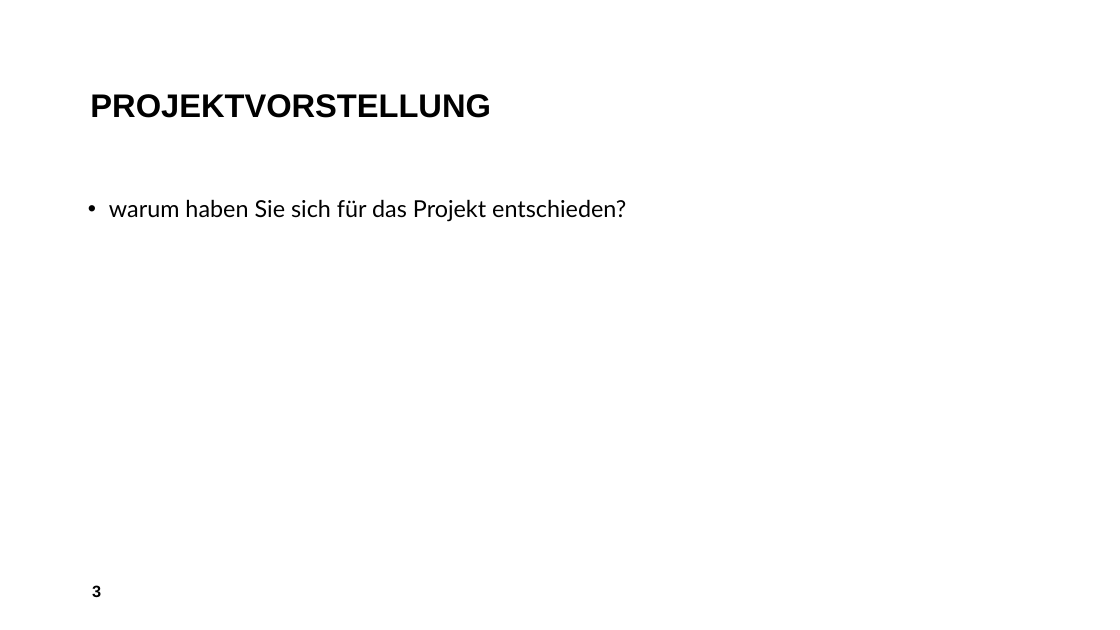
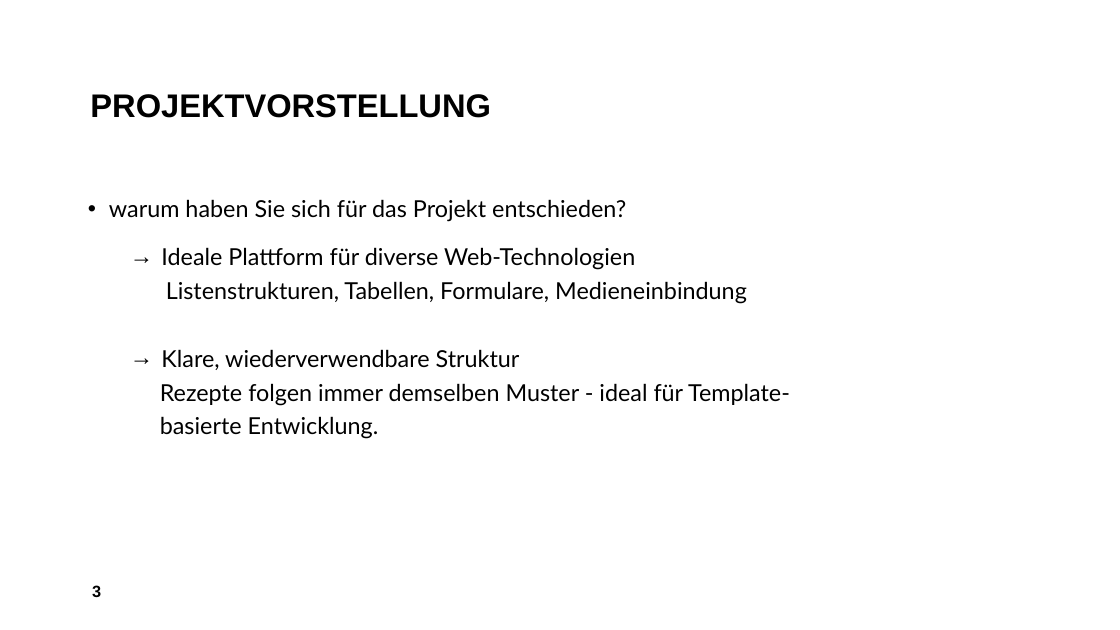
Before and after one commit to patricjenni/kochrezepte, a slide deck: slide 3 of docs/Präsentation_Kochrezepte.pptx. Drawn at 1120x630 pixels with LibreOffice and Linux fonts; fonts in the diff are those of the drawing; background and template pictures are left out. Boxes give left, top, right and bottom in pixels: in the first picture for what was removed or moved away, otherwise in the second. Text is boxed around its words. In the diff, an @@ line names an element or a change of style, - is before the commit and + after.

```diff
--- a/docs/Präsentation_Kochrezepte.pptx
+++ b/docs/Präsentation_Kochrezepte.pptx
@@ text at box(160, 247, 790, 439): paragraphs added @@
+  → Ideale Plattform für diverse Web-Technologien
+  Listenstrukturen, Tabellen, Formulare, Medieneinbindung
+  → Klare, wiederverwendbare Struktur
+  Rezepte folgen immer demselben Muster - ideal für Template-
+  basierte Entwicklung.
```
Also in this commit, not shown: 6 other slides changed, 1 slide removed.
